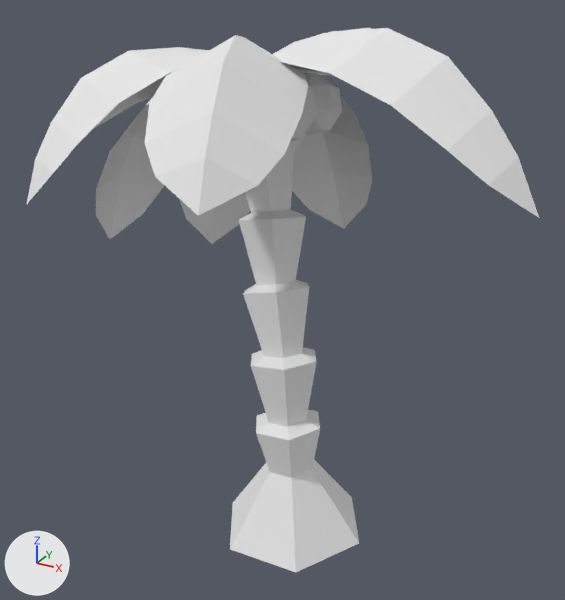
Renders of the OBJ model Assets/MapEditor/modular_terrain_collection/Beach_Prop_Tree_Palm_1.obj from each side of a commit.
The view is the same before and after, from a 50 mm camera at (2.05, -3.88, 3.59) aimed at (-0.26, 0.32, 1.49). The axes (+X, +Y, +Z) are drawn at lower left. The lights are the same throughout. Where no turn or scale is listed for an object, it has been applied to the vertices.
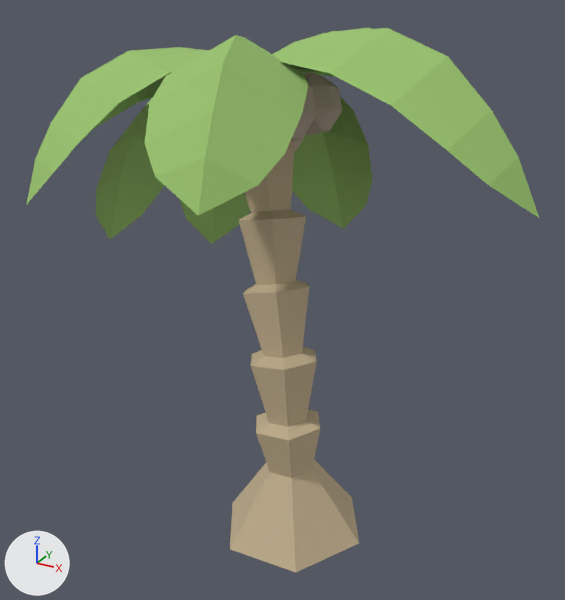
Boxes [x1, y1, x2, y2] around the edits, measured in the pictures (565 x 600 px):
'object13', recoloured (white to beige)
    both: [230, 141, 359, 572]
'object6', recoloured (white to green)
    both: [145, 35, 308, 215]
'object8', recoloured (white to green)
    both: [272, 28, 539, 218]
'object1', recoloured (white to green)
    both: [26, 47, 209, 205]
'object7', recoloured (white to green)
    both: [292, 73, 372, 229]
'object2', recoloured (white to green)
    both: [96, 97, 164, 239]
'object5', recoloured (white to green)
    both: [179, 193, 250, 244]
'object12', recoloured
    both: [305, 72, 342, 135]
'object11', recoloured
    both: [290, 85, 316, 142]
'object3', recoloured
    both: [297, 27, 371, 77]
'object4', recoloured
    both: [294, 134, 306, 152]

The edits, one by one:
Material 'Oak_Leaves' (mat_oak_leaves) changes colour from white #e7e7e7 to green #9ac26e; in linear values from (0.8, 0.8, 0.8) to (0.322, 0.541, 0.157).
Material 'Coconut' (mat_coconut) changes colour from white #e7e7e7 to beige #bfad9c; in linear values from (0.8, 0.8, 0.8) to (0.518, 0.42, 0.333).
Material 'Wood_Palm' (mat_wood_palm) changes colour from white #e7e7e7 to beige #c3b090; in linear values from (0.8, 0.8, 0.8) to (0.545, 0.435, 0.278).
